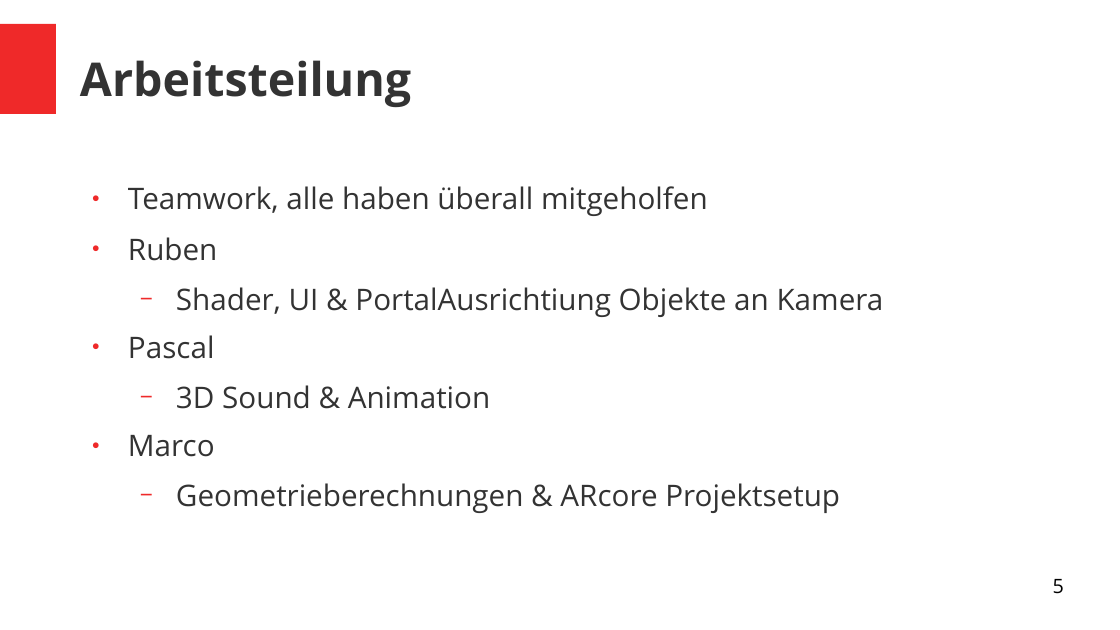
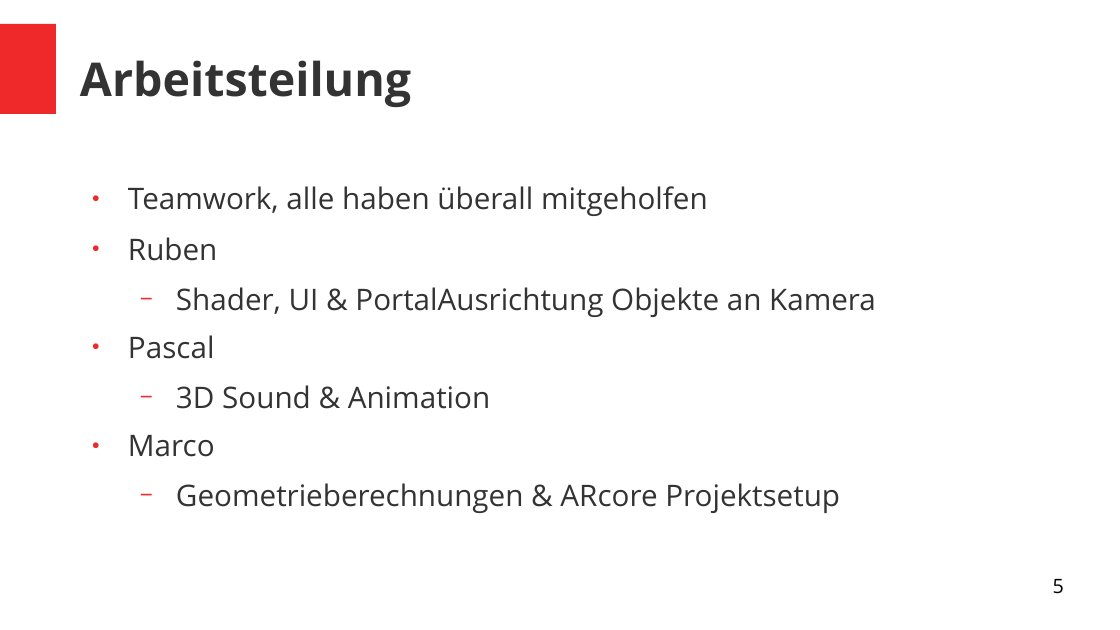
Before and after one commit to mzollin/Paranoise, a slide deck: slide 5 of Presentation/Aufgabe 2.odp. Drawn at 1120x630 pixels with LibreOffice and Linux fonts; fonts in the diff are those of the drawing. Boxes give left, top, right and bottom in pixels: in the first picture for what was removed or moved away, otherwise in the second. Text is boxed around its words. In the diff, an @@ line names an element or a change of style, - is before the commit and + after.

```diff
--- a/Presentation/Aufgabe 2.odp
+++ b/Presentation/Aufgabe 2.odp
@@ text at bbox=[176, 287, 876, 317]: text changed @@
-  − Shader, UI & PortalAusrichtiung Objekte an Kamera
+  − Shader, UI & PortalAusrichtung Objekte an Kamera
```
Also in this commit, not shown: 2 other slides changed, 2 other files.
